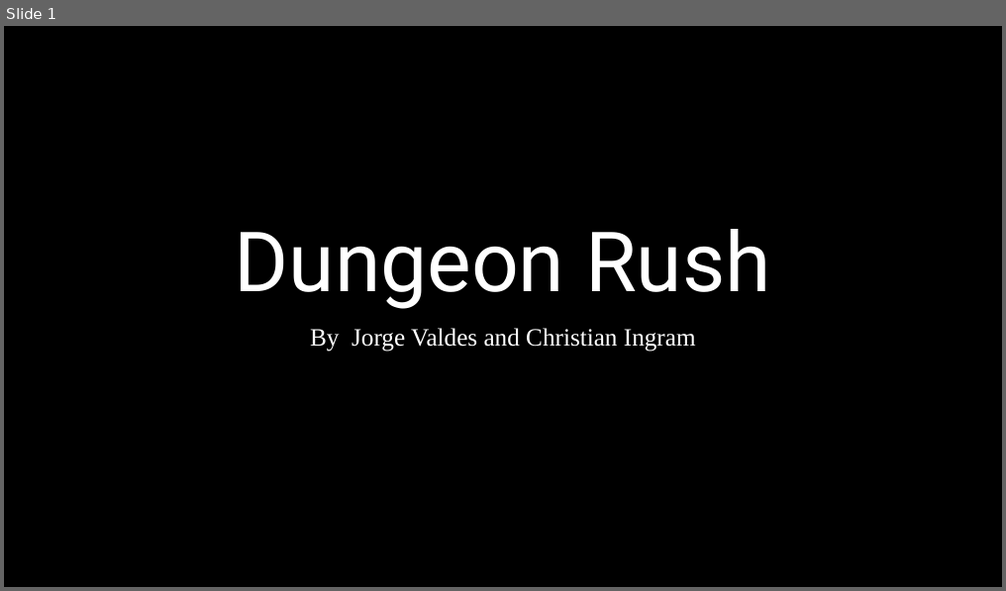
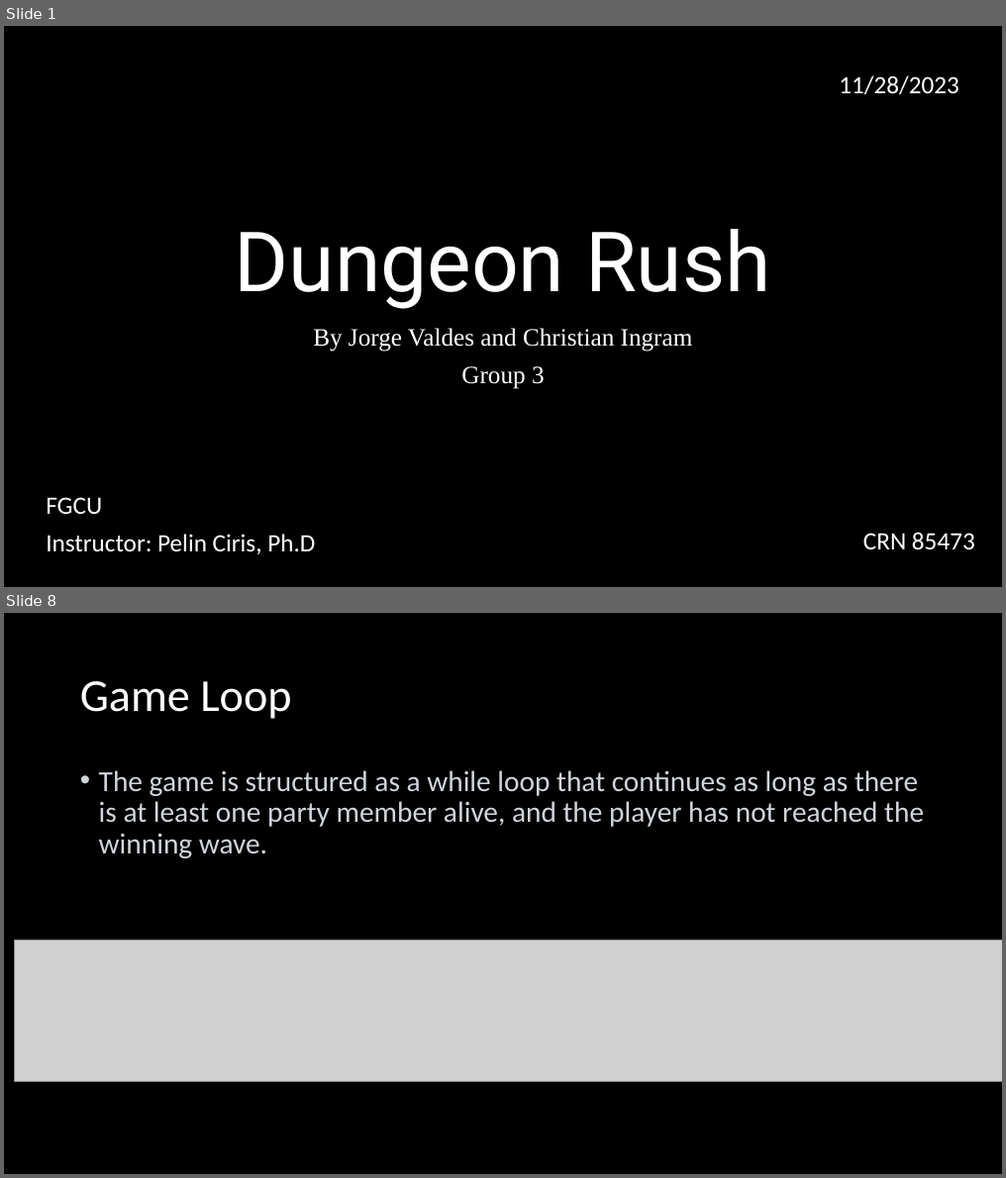
Before and after one commit to jlvaldes0325/Intro-to-Comp-Sci-Final, a slide deck: FInal Presentation.pptm. Shown one above the other, each under a label of ours: slide 1 before the commit, slides 1 and 8 after it; the slides between them are not shown. The pictures are 1006x591 and 1006x1178 pixels, drawn with LibreOffice and Linux fonts; fonts in the diff are those of the drawing; grey boxes stand for pictures. Boxes give left, top, right and bottom in pixels: in the first picture for what was removed or moved away, otherwise in the second. Text is boxed around its words. In the diff, an @@ line names an element or a change of style, - is before the commit and + after.

```diff
--- a/FInal Presentation.pptm
+++ b/FInal Presentation.pptm
@@ slide 8 added at (x1=4, y1=613, x2=1002, y2=1174), background #000000 @@
@@ title added at (x1=80, y1=681, x2=291, y2=719), 44 pt, text #FFFFFF @@
+Game Loop
@@ text added at (x1=99, y1=770, x2=924, y2=859), 28 pt, text #D1D5DB @@
+• The game is structured as a while loop that continues as long as there is at least one party member alive, and the player has not reached the winning wave.
@@ picture added at (x1=15, y1=941, x2=1002, y2=1081) @@
@@ slide 1 changed as well @@
@@ text added at (x1=839, y1=76, x2=959, y2=94), 24 pt, text #FFFFFF @@
+11/28/2023
@@ subtitle at (x1=461, y1=367, x2=545, y2=389): paragraph added @@
+Group 3
@@ text added at (x1=46, y1=497, x2=315, y2=555), 24 pt, text #FFFFFF @@
+FGCU
+Instructor: Pelin Ciris, Ph.D
@@ text added at (x1=863, y1=532, x2=975, y2=551), 24 pt, text #FFFFFF @@
+CRN 85473
```
Also in this commit, not shown: 14 other slides added, 2 slides removed.
